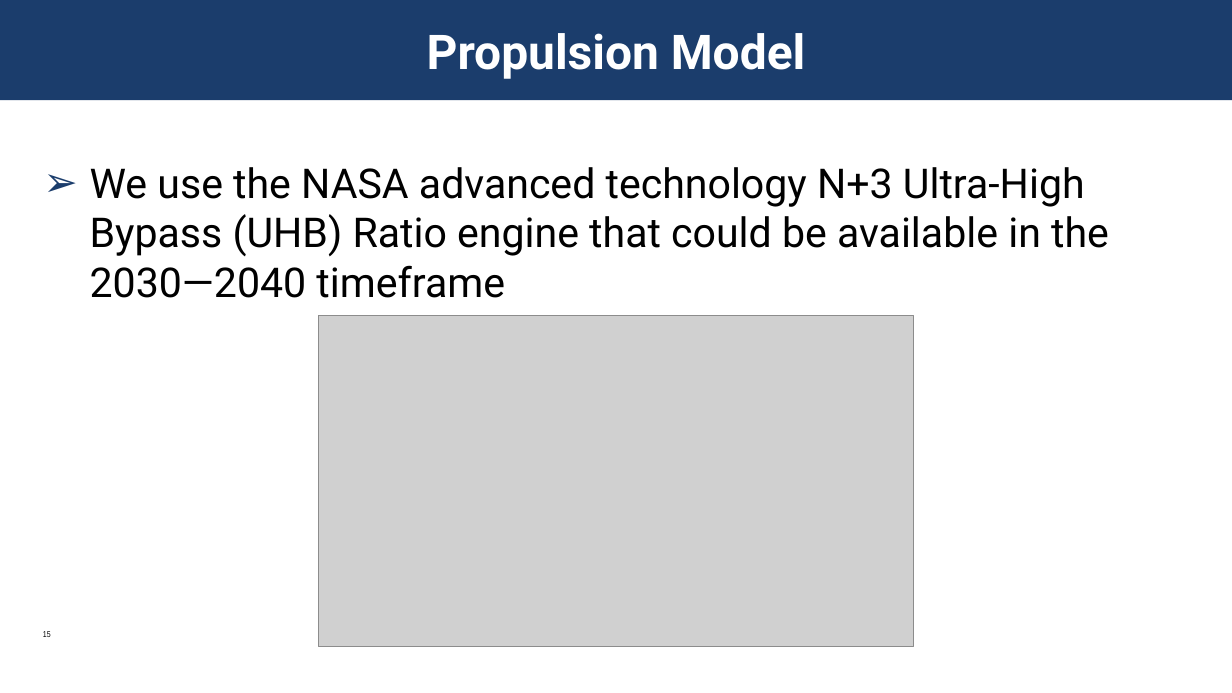
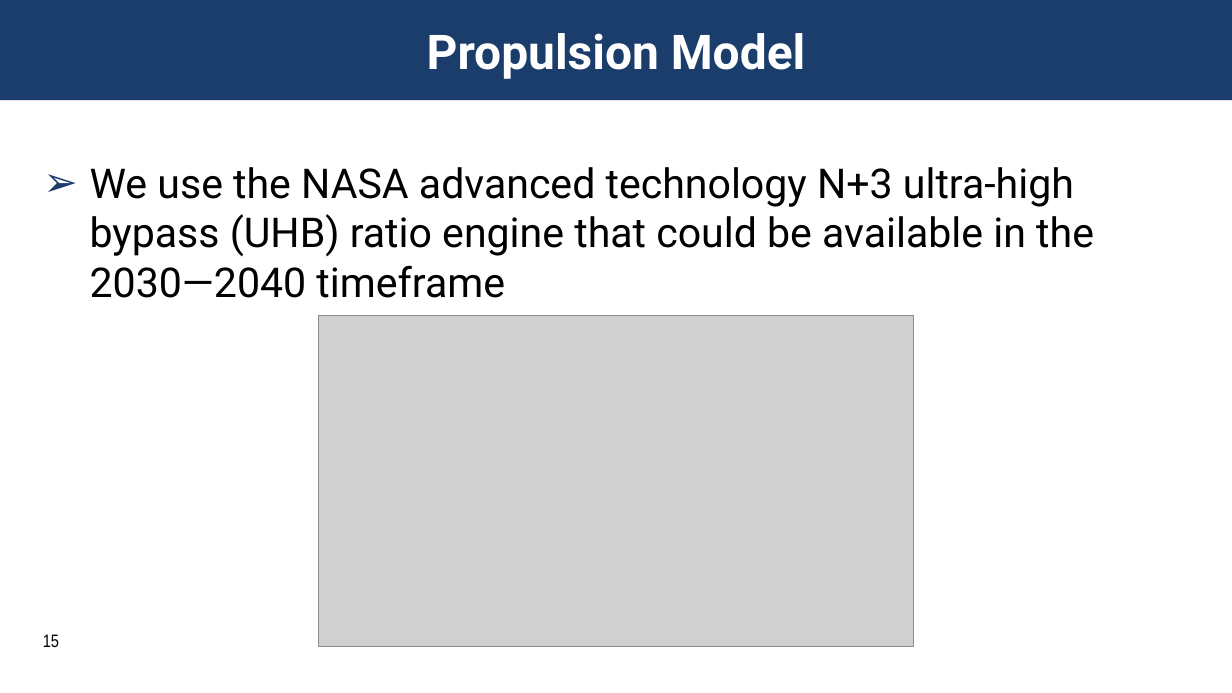
Before and after one commit to patma20/aviation2023-emissionProp, a slide deck: slide 15 of conference-slides/presentation.pptx. Drawn at 1232x693 pixels with LibreOffice and Linux fonts; fonts in the diff are those of the drawing; grey boxes stand for pictures; background and template pictures are left out. Boxes give left, top, right and bottom in pixels: in the first picture for what was removed or moved away, otherwise in the second. Text is boxed around its words. In the diff, an @@ line names an element or a change of style, - is before the commit and + after.

```diff
--- a/conference-slides/presentation.pptx
+++ b/conference-slides/presentation.pptx
@@ text at (90, 167, 1094, 298): text changed @@
-➢ We use the NASA advanced technology N+3 Ultra-High Bypass (UHB) Ratio engine that could be available in the 2030—2040 timeframe
+➢ We use the NASA advanced technology N+3 ultra-high bypass (UHB) ratio engine that could be available in the 2030—2040 timeframe
@@ page number at (43, 634, 59, 647): size 5 to 10.5 pt; line spacing 0.9 to 1 @@
```
Also in this commit, not shown: 22 other slides changed, 3 other files.
